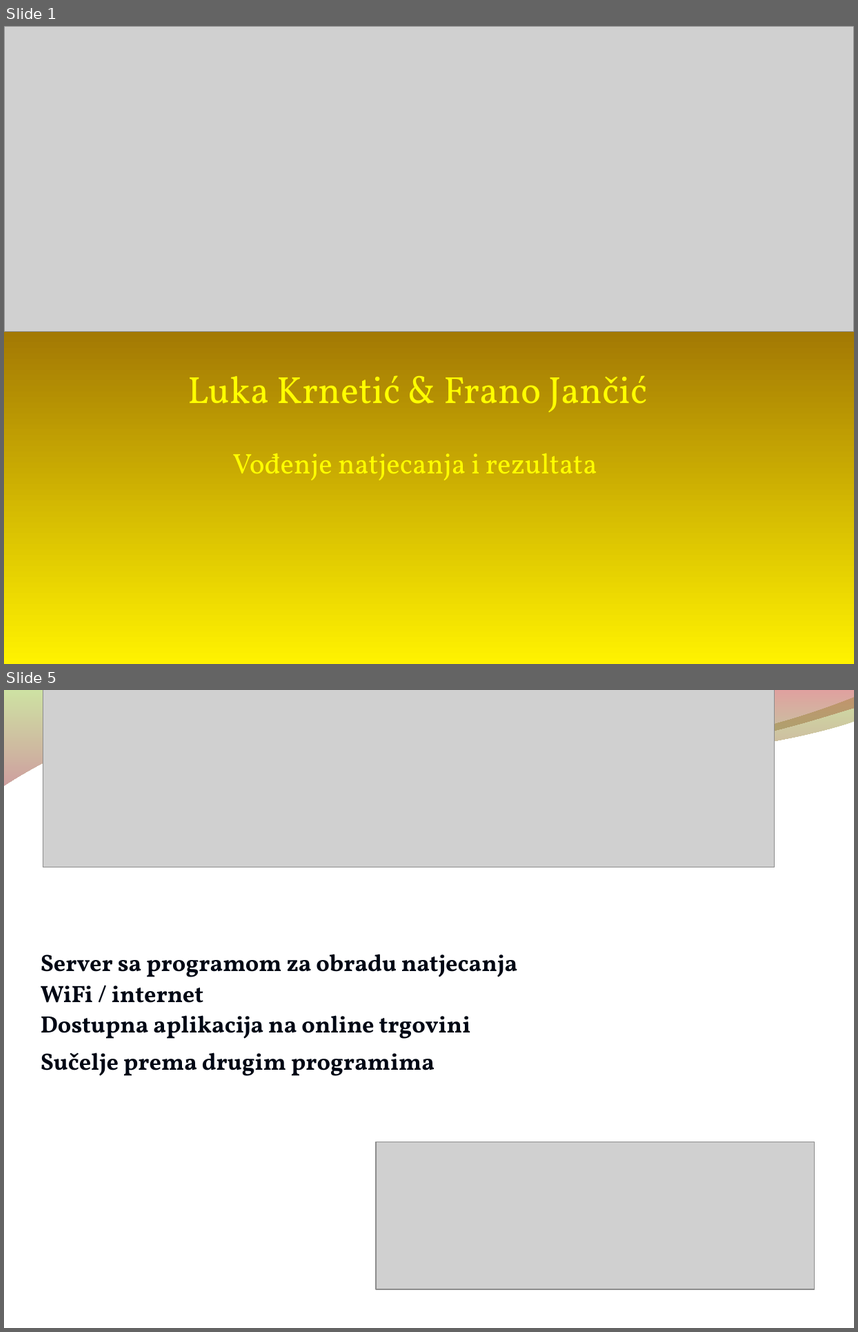
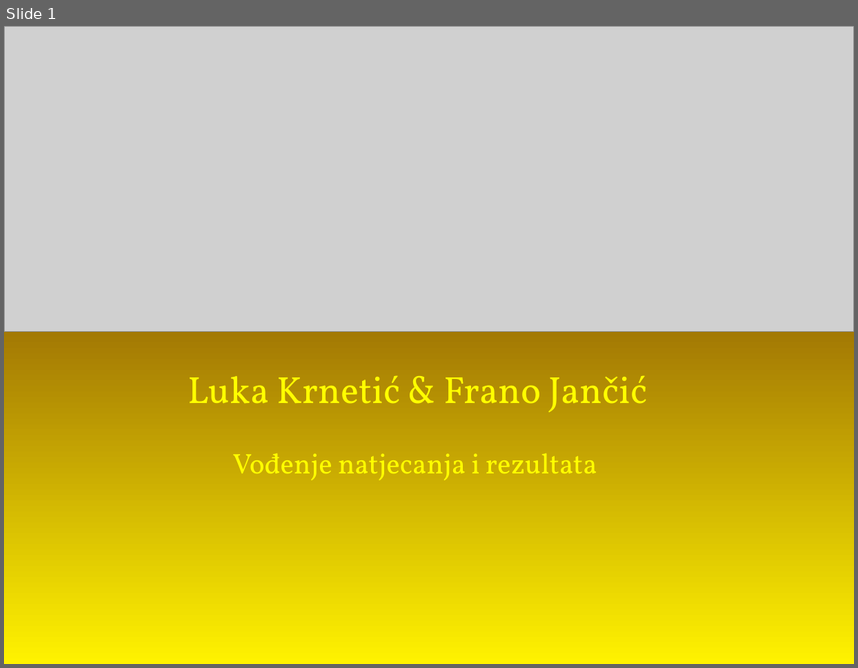
Before and after one commit to vidra74/Futura, a slide deck: Prezentacija/Demo_prosinac2014/Finale_liveScorer.odp. Shown one above the other, each under a label of ours: slides 1 and 5 before the commit, slide 1 after it; the slides between them are not shown. The pictures are 858x1332 and 858x668 pixels, drawn with LibreOffice and Linux fonts; fonts in the diff are those of the drawing; grey boxes stand for pictures; background and template pictures are left out. Boxes give left, top, right and bottom in pixels: in the first picture for what was removed or moved away, otherwise in the second. Text is boxed around its words. In the diff, an @@ line names an element or a change of style, - is before the commit and + after.

```diff
--- a/Prezentacija/Demo_prosinac2014/Finale_liveScorer.odp
+++ b/Prezentacija/Demo_prosinac2014/Finale_liveScorer.odp
@@ slide 5 removed at [4,690,854,1328], background picture (left out); not listed: 2 template elements that a slide beside it also shows @@
@@ picture removed at [43,690,774,867] @@
@@ text removed at [41,954,517,1076] @@
-Server sa programom za obradu natjecanja
-WiFi / internet
-Dostupna aplikacija na online trgovini
-Sučelje prema drugim programima
@@ picture removed at [377,1141,815,1288] @@
```
Also in this commit, not shown: 7 slides added, 6 other slides removed, 11 other files.
